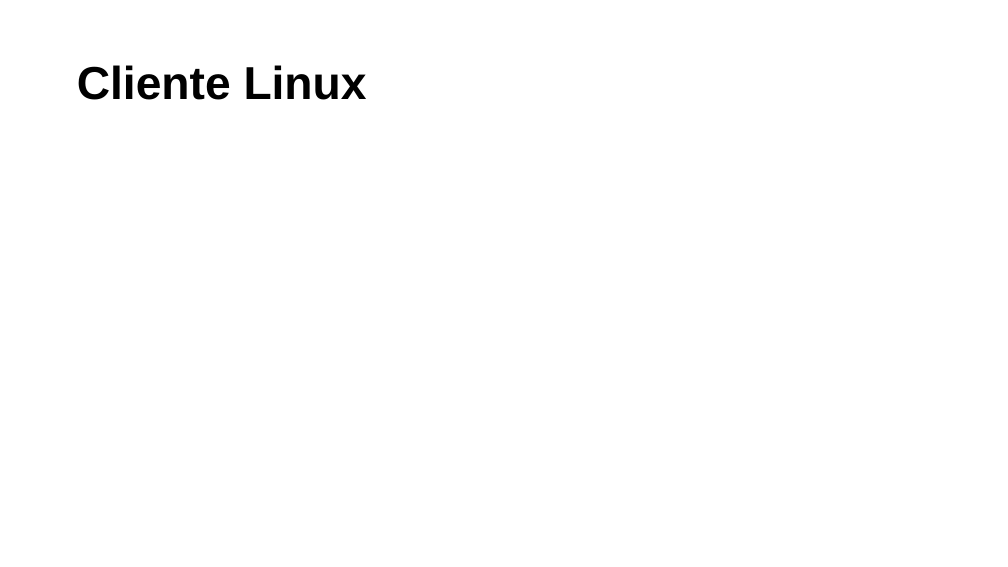
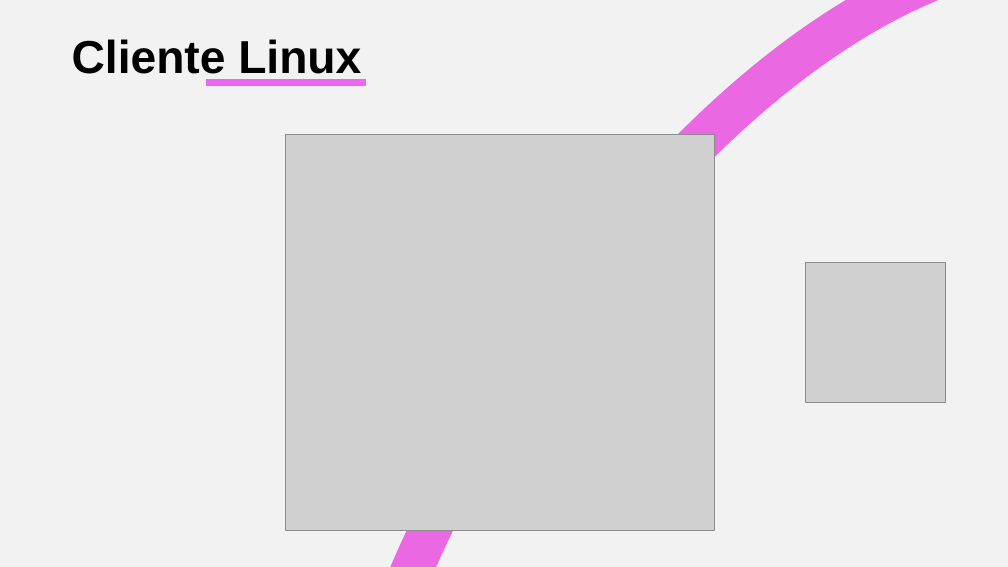
Before and after one commit to BandTec/2ADSA-2021-1-Grupo-01, a slide deck: slide 13 of Apresentação - Prepta.pptx (slide 12 before the commit). Drawn at 1008x567 pixels with LibreOffice and Linux fonts; fonts in the diff are those of the drawing; grey boxes stand for pictures. Boxes give left, top, right and bottom in pixels: in the first picture for what was removed or moved away, otherwise in the second. Text is boxed around its words. In the diff, an @@ line names an element or a change of style, - is before the commit and + after.

```diff
--- a/Apresentação - Prepta.pptx
+++ b/Apresentação - Prepta.pptx
@@ background #FFFFFF to #F2F2F2 @@
@@ arc (boxed as its full ellipse) added at (111,0,1008,567), outline #EA68E1 40 pt @@
@@ text "Cliente Linux" at (72,39,361,83): vertical alignment middle to top @@
@@ line added from (366, 82) to (206, 82), #ED65F0 6 pt @@
@@ picture added at (286,135,715,530) @@
@@ picture added at (806,262,946,402) @@
```
Also in this commit, not shown: 6 other slides changed, 9 slides added, 9 slides removed, 1 other file.
